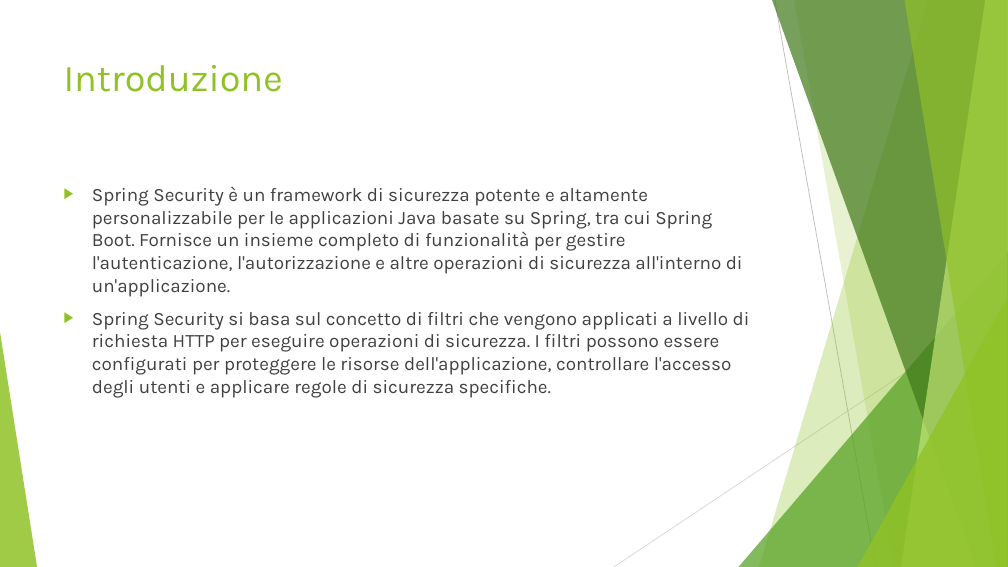
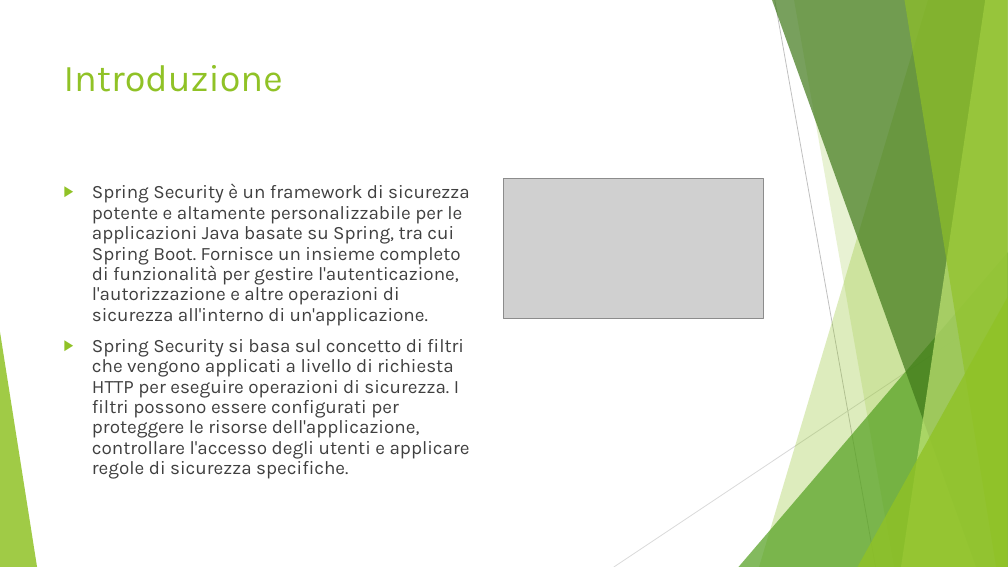
Before and after one commit to AlessandroS94/corso_21122022, a slide deck: slide 2 of Day 8/slide/Spring Boot Security.pptx. Drawn at 1008x567 pixels with LibreOffice and Linux fonts; fonts in the diff are those of the drawing; grey boxes stand for pictures. Boxes give left, top, right and bottom in pixels: in the first picture for what was removed or moved away, otherwise in the second. Text is boxed around its words. In the diff, an @@ line names an element or a change of style, - is before the commit and + after.

Commit message:
Slide
+add ppt

```diff
--- a/Day 8/slide/Spring Boot Security.pptx
+++ b/Day 8/slide/Spring Boot Security.pptx
@@ text "Spring Security è un framework ..." at (x1=92, y1=184, x2=470, y2=479): line spacing 1 to 0.9 @@
@@ picture added at (x1=504, y1=178, x2=764, y2=319) @@
```
Also in this commit, not shown: 1 other slide changed, 7 slides added.
